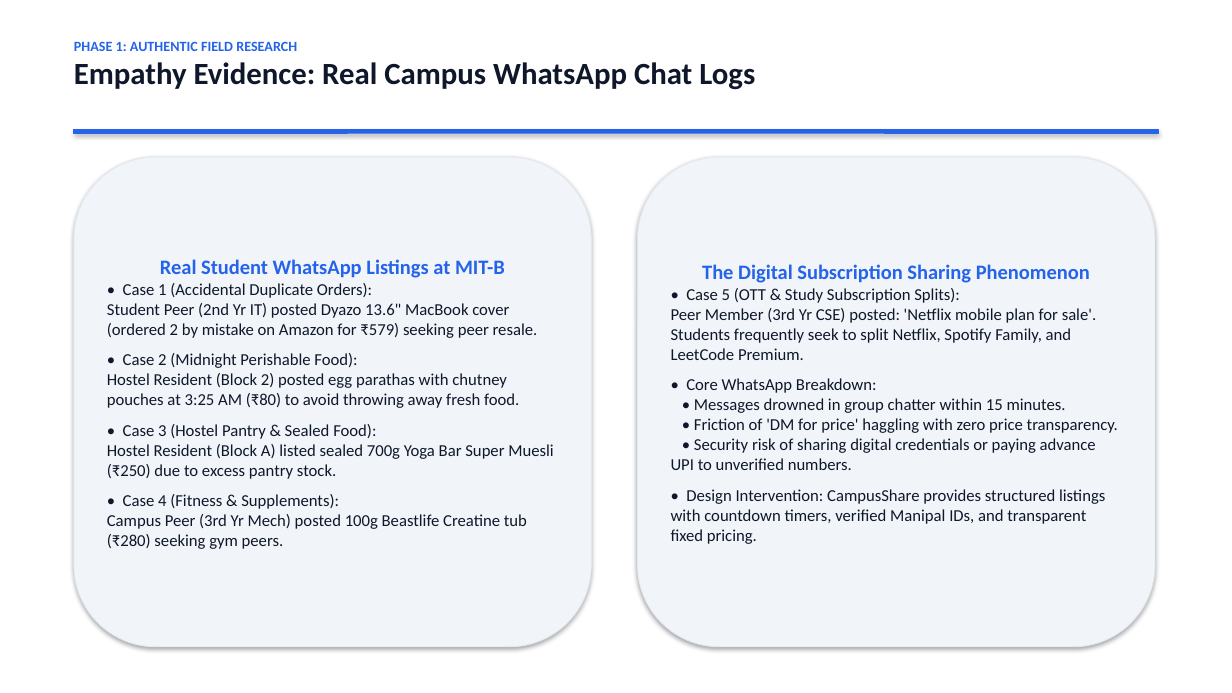
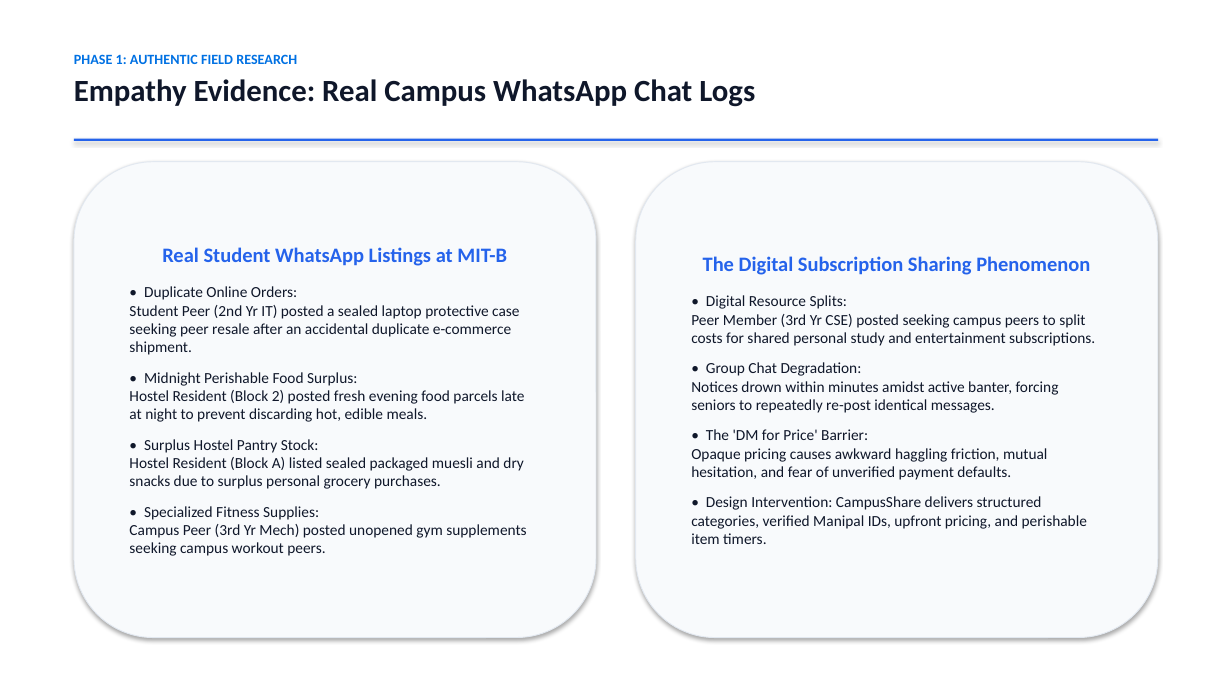
Before and after one commit to capsid85/CampusShare, a slide deck: slide 6 of Design Thinking_Presentation_Final.pptx. Drawn at 1232x693 pixels with LibreOffice and Linux fonts; fonts in the diff are those of the drawing. Boxes give left, top, right and bottom in pixels: in the first picture for what was removed or moved away, otherwise in the second. Text is boxed around its words. In the diff, an @@ line names an element or a change of style, - is before the commit and + after.

Commit message:
refactor: optimize project structure and presentation script for 2-member team

```diff
--- a/Design Thinking_Presentation_Final.pptx
+++ b/Design Thinking_Presentation_Final.pptx
@@ text at [74, 54, 297, 64]: text colour #2563EB to #0071E3 in "PHASE 1: AUTHENTIC FIELD RESEARCH"; more space between paragraphs @@
@@ text "PHASE 1: AUTHENTIC FIELD RESEARCH": place and size @@
-text "PHASE 1: AUTHENTIC FIELD RESEARCH" at [74, 41, 755, 90]
+text "PHASE 1: AUTHENTIC FIELD RESEARCH" at [74, 54, 755, 107]
@@ rectangle: place and size @@
-rectangle at [74, 129, 1158, 133]
+rectangle at [74, 139, 1158, 141]
@@ rectangle at [74, 139, 1158, 141]: outline #2563EB 0.75 pt to none @@
@@ rounded rectangle "Real Student WhatsApp Listings at ...": place and size @@
-rounded rectangle "Real Student WhatsApp Listings at ..." at [74, 157, 592, 647]
+rounded rectangle "Real Student WhatsApp Listings at ..." at [74, 162, 596, 638]
@@ rounded rectangle "Real Student WhatsApp Listings at ..." at [74, 162, 596, 638]: fill #F1F5F9 to #F8FAFC @@
@@ rounded rectangle "The Digital Subscription Sharing Phenomenon" at [636, 162, 1158, 638]: fill #F1F5F9 to #F8FAFC @@
@@ rounded rectangle "The Digital Subscription Sharing Phenomenon": place and size @@
-rounded rectangle "The Digital Subscription Sharing Phenomenon" at [638, 157, 1155, 647]
+rounded rectangle "The Digital Subscription Sharing Phenomenon" at [636, 162, 1158, 638]
@@ text in rounded rectangle at [162, 247, 507, 266]: more space between paragraphs @@
@@ text in rounded rectangle at [703, 256, 1090, 275]: more space between paragraphs @@
@@ text in rounded rectangle at [129, 286, 526, 556]: text changed; size 13 to 12 pt @@
-• Case 1 (Accidental Duplicate Orders):
-Student Peer (2nd Yr IT) posted Dyazo 13.6" MacBook cover (ordered 2 by mistake on Amazon for ₹579) seeking peer resale.
-• Case 2 (Midnight Perishable Food):
-Hostel Resident (Block 2) posted egg parathas with chutney pouches at 3:25 AM (₹80) to avoid throwing away fresh food.
-• Case 3 (Hostel Pantry & Sealed Food):
-Hostel Resident (Block A) listed sealed 700g Yoga Bar Super Muesli (₹250) due to excess pantry stock.
-• Case 4 (Fitness & Supplements):
-Campus Peer (3rd Yr Mech) posted 100g Beastlife Creatine tub (₹280) seeking gym peers.
+• Duplicate Online Orders:
+Student Peer (2nd Yr IT) posted a sealed laptop protective case seeking peer resale after an accidental duplicate e-commerce shipment.
+• Midnight Perishable Food Surplus:
+Hostel Resident (Block 2) posted fresh evening food parcels late at night to prevent discarding hot, edible meals.
+• Surplus Hostel Pantry Stock:
+Hostel Resident (Block A) listed sealed packaged muesli and dry snacks due to surplus personal grocery purchases.
+• Specialized Fitness Supplies:
+Campus Peer (3rd Yr Mech) posted unopened gym supplements seeking campus workout peers.
@@ text in rounded rectangle at [691, 295, 1095, 544]: text changed; size 13 to 12 pt @@
-• Case 5 (OTT & Study Subscription Splits):
-Peer Member (3rd Yr CSE) posted: 'Netflix mobile plan for sale'. Students frequently seek to split Netflix, Spotify Family, and LeetCode Premium.
-• Core WhatsApp Breakdown:
-• Messages drowned in group chatter within 15 minutes.
-• Friction of 'DM for price' haggling with zero price transparency.
-• Security risk of sharing digital credentials or paying advance UPI to unverified numbers.
-• Design Intervention: CampusShare provides structured listings with countdown timers, verified Manipal IDs, and transparent fixed pricing.
+• Digital Resource Splits:
+Peer Member (3rd Yr CSE) posted seeking campus peers to split costs for shared personal study and entertainment subscriptions.
+• Group Chat Degradation:
+Notices drown within minutes amidst active banter, forcing seniors to repeatedly re-post identical messages.
+• The 'DM for Price' Barrier:
+Opaque pricing causes awkward haggling friction, mutual hesitation, and fear of unverified payment defaults.
+• Design Intervention: CampusShare delivers structured categories, verified Manipal IDs, upfront pricing, and perishable item timers.
```
Also in this commit, not shown: 11 other slides changed, 4 slides added, 4 slides removed, 11 other files.
